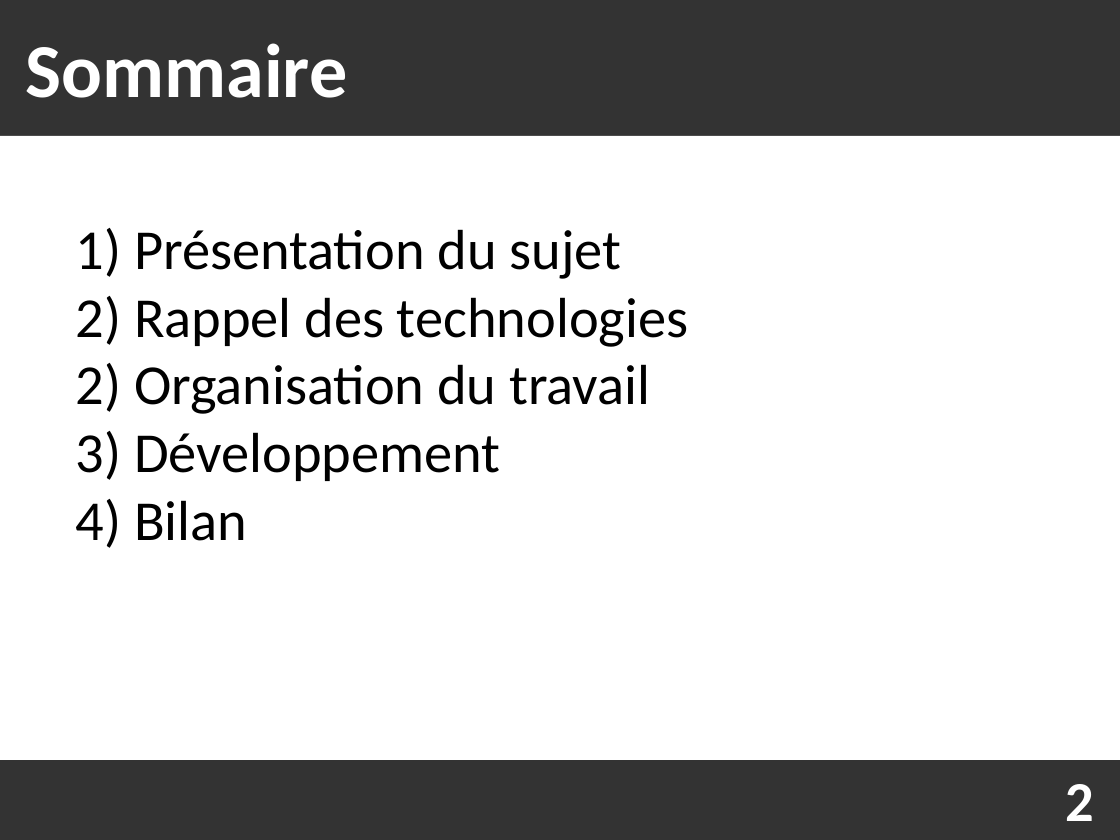
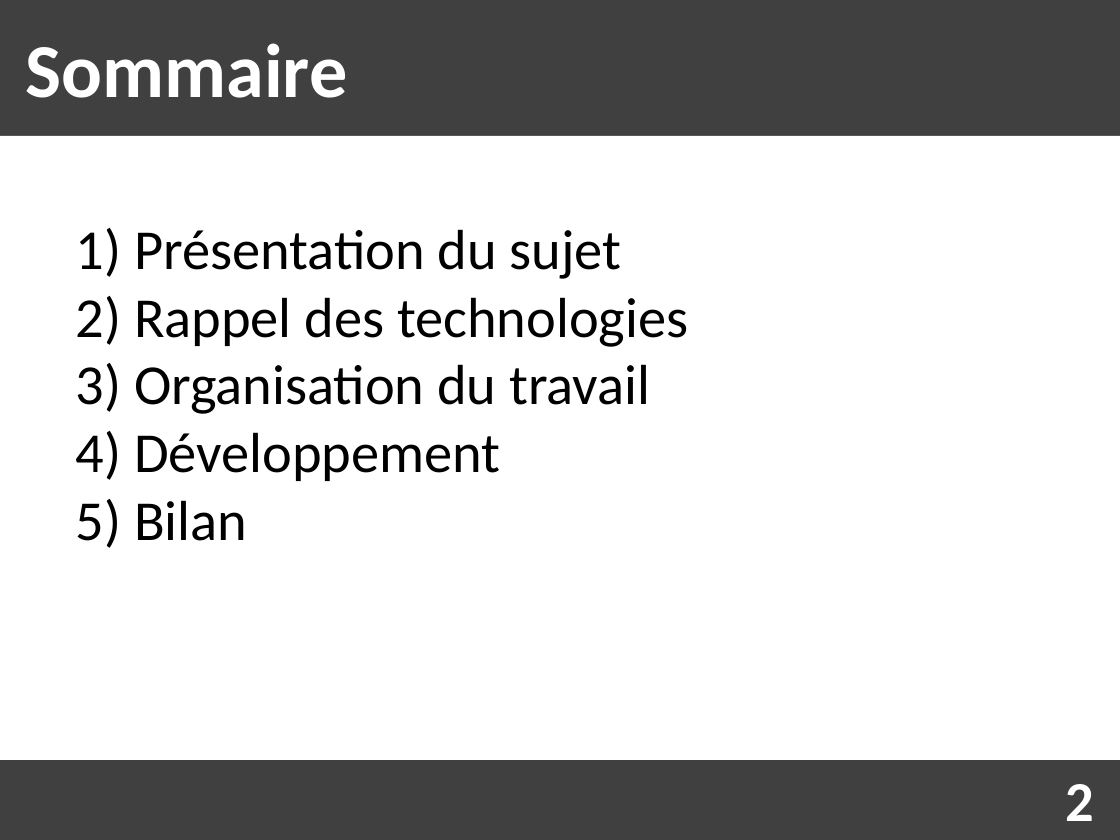
Before and after one commit to Fabou58/PROJET_5, a slide deck: slide 2 of soutenance/soutenance.odp. Drawn at 1120x840 pixels with LibreOffice and Linux fonts; fonts in the diff are those of the drawing. Boxes give left, top, right and bottom in pixels: in the first picture for what was removed or moved away, otherwise in the second. Text is boxed around its words. In the diff, an @@ line names an element or a change of style, - is before the commit and + after.

```diff
--- a/soutenance/soutenance.odp
+++ b/soutenance/soutenance.odp
@@ background #333333 to #404040 @@
@@ text at (76,363,650,548): text changed @@
-2) Organisation du travail
-3) Développement
-4) Bilan
+3) Organisation du travail
+4) Développement
+5) Bilan
```
Also in this commit, not shown: 10 other slides changed, 1 slide added, 1 slide removed, 1 other file.
